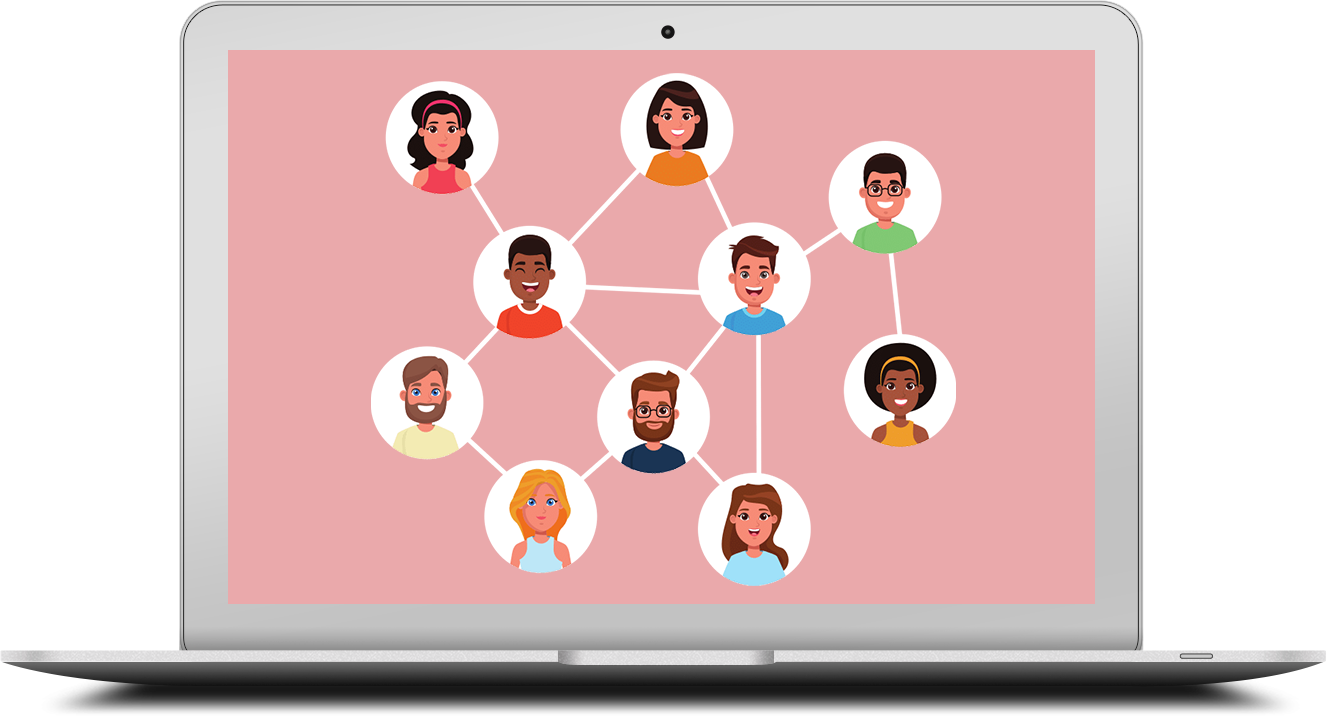
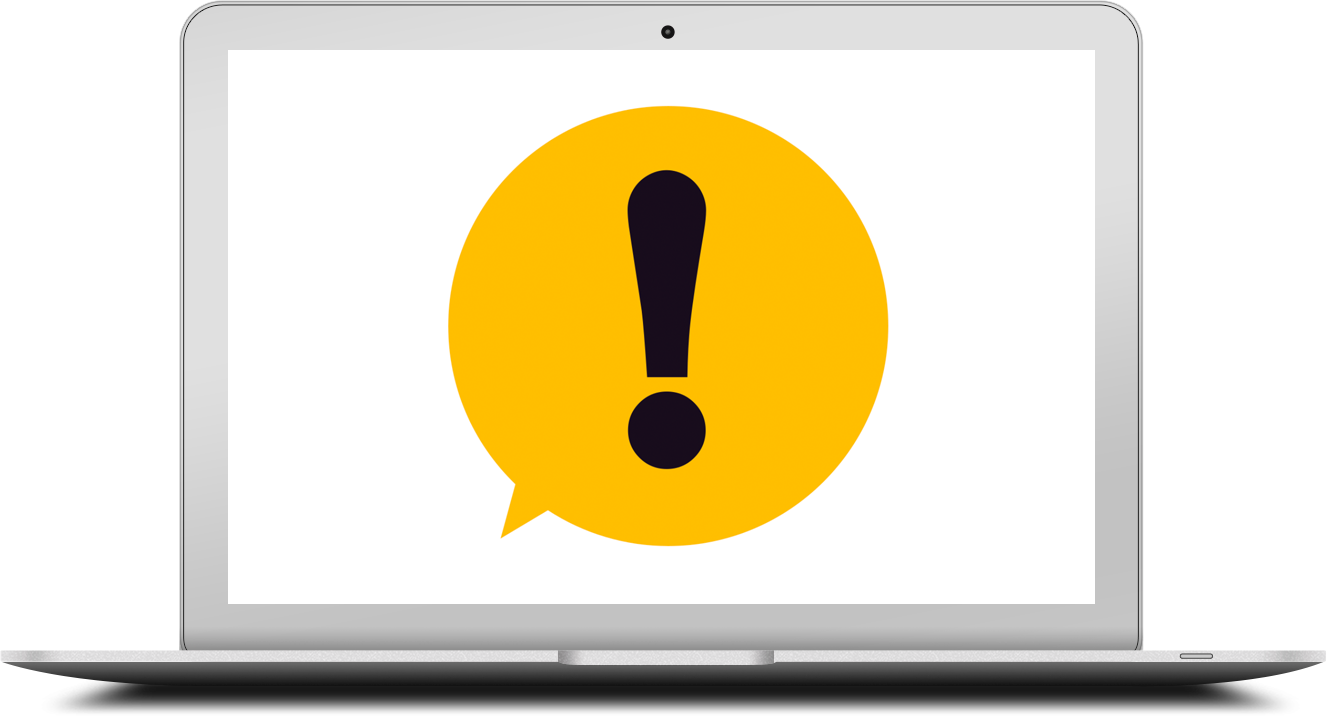
Revision of a layered 1327x716 image; what changed, layer by layer:
hid "celular-passo6-orig" over (371, 73, 956, 586)
hid "Layer 2" over (228, 50, 1095, 604)
added layer "Layer 4" above "Layer 3" over (437, 96, 900, 565)
added layer "Layer 3" above "pc-base-4" over (228, 50, 1095, 604)
